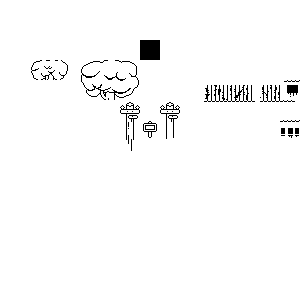
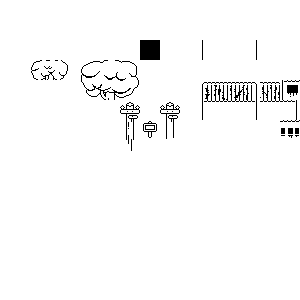
Layered file, before and after one edit (300x300). Changes by layer:
painted on "Layer 52" over [202, 40, 297, 120]
removed layer "Layer 51" over [202, 40, 297, 120]
